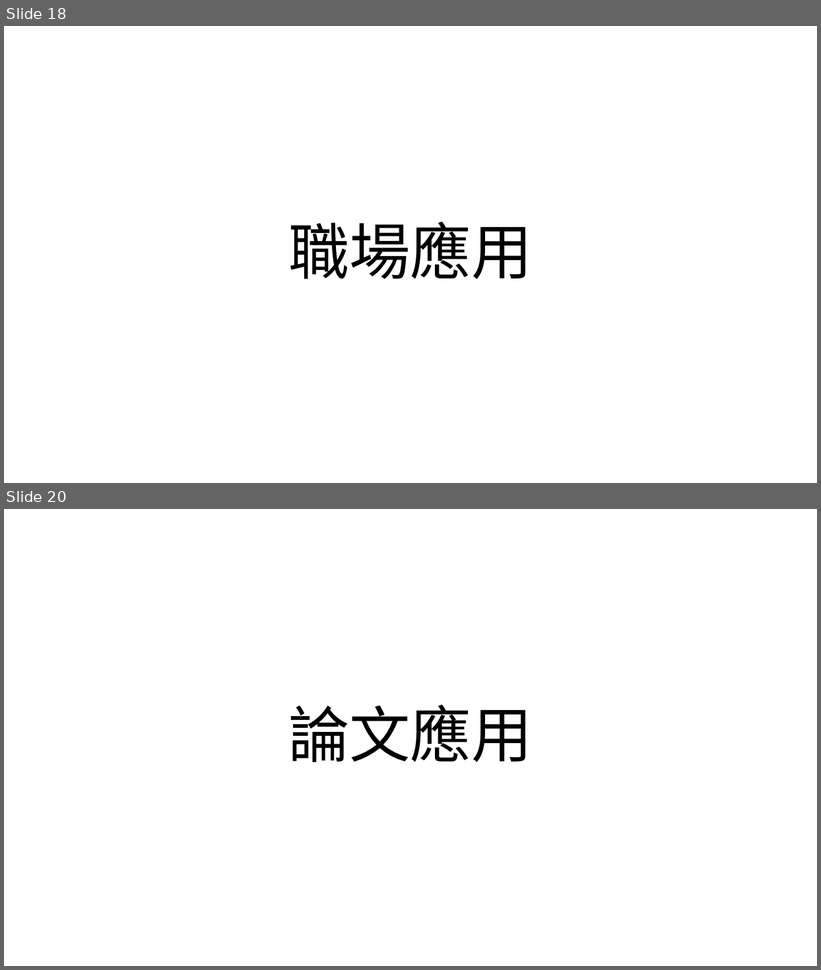
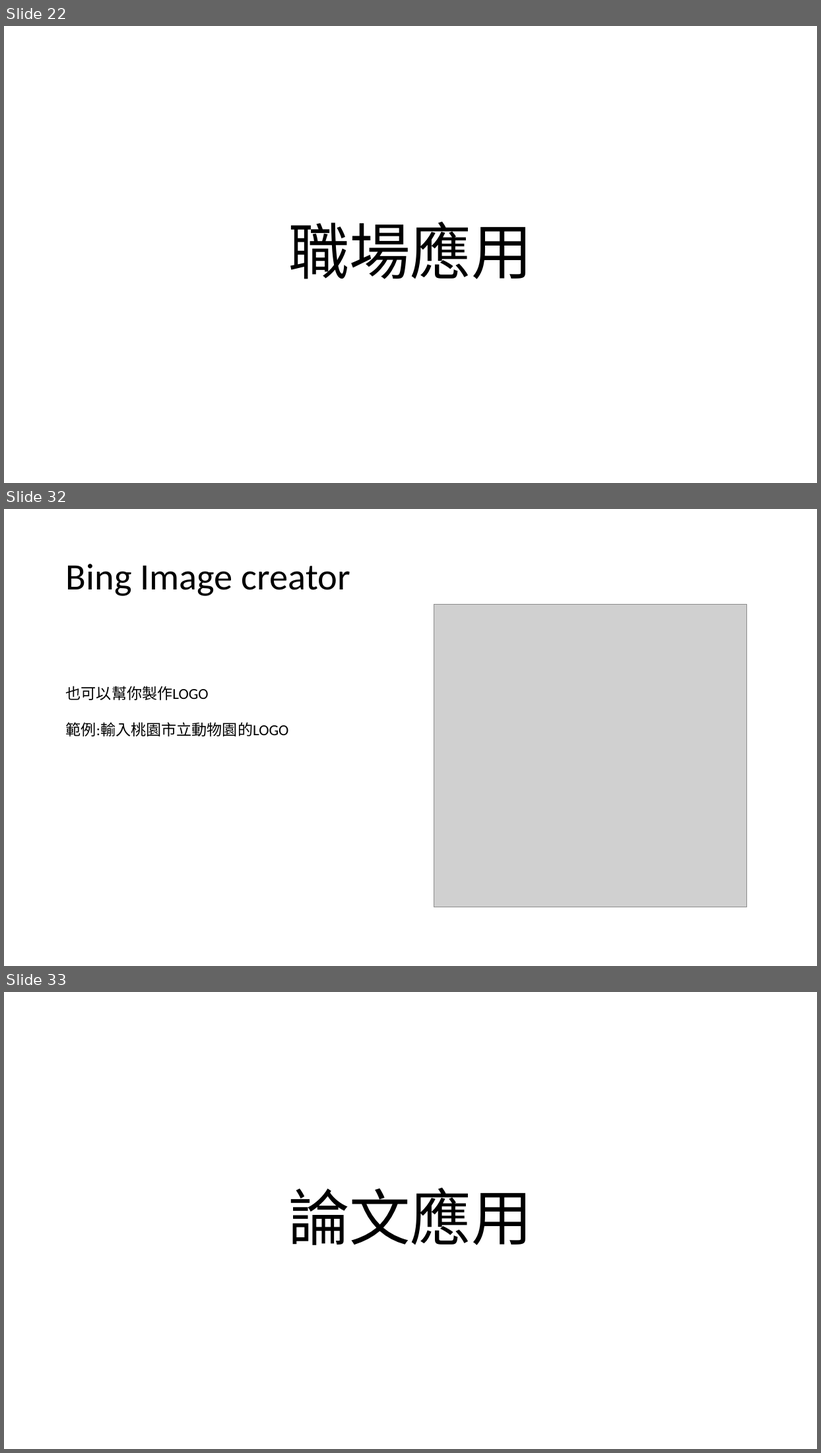
Before and after one commit to 10994015/0927speech, a slide deck: ppt草稿.pptx. Shown one above the other, each under a label of ours: slides 18 and 20 before the commit, slides 22, 32 and 33 after it; the slides between them are not shown. The pictures are 821x970 and 821x1453 pixels, drawn with LibreOffice and Linux fonts; fonts in the diff are those of the drawing; grey boxes stand for pictures. Boxes give left, top, right and bottom in pixels: in the first picture for what was removed or moved away, otherwise in the second. Text is boxed around its words. In the diff, an @@ line names an element or a change of style, - is before the commit and + after.

```diff
--- a/ppt草稿.pptx
+++ b/ppt草稿.pptx
@@ slide 32 added at box(4, 509, 817, 966), background #FFFFFF @@
@@ title added at box(66, 564, 350, 596), 44 pt, text #000000 @@
+Bing Image creator
@@ picture added at box(434, 604, 747, 908) @@
@@ text added at box(66, 686, 289, 737), 18 pt, text #000000 @@
+也可以幫你製作LOGO
+範例:輸入桃園市立動物園的LOGO
@@ what was slide 18 is now slide 22 @@
@@ what was slide 20 is now slide 33 @@
```
Also in this commit, not shown: 1 slide changed, 15 other slides added, 16 other files.
